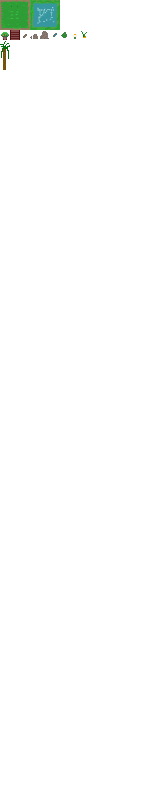
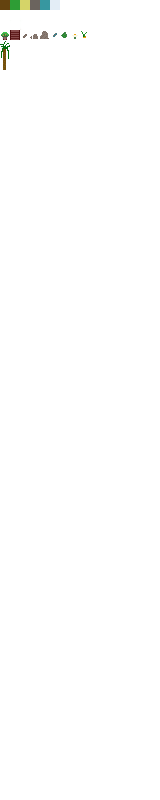
Two versions of the same layered image (160×800). Layer-by-layer changes:
painted on "Background" over [0, 0, 60, 30]
